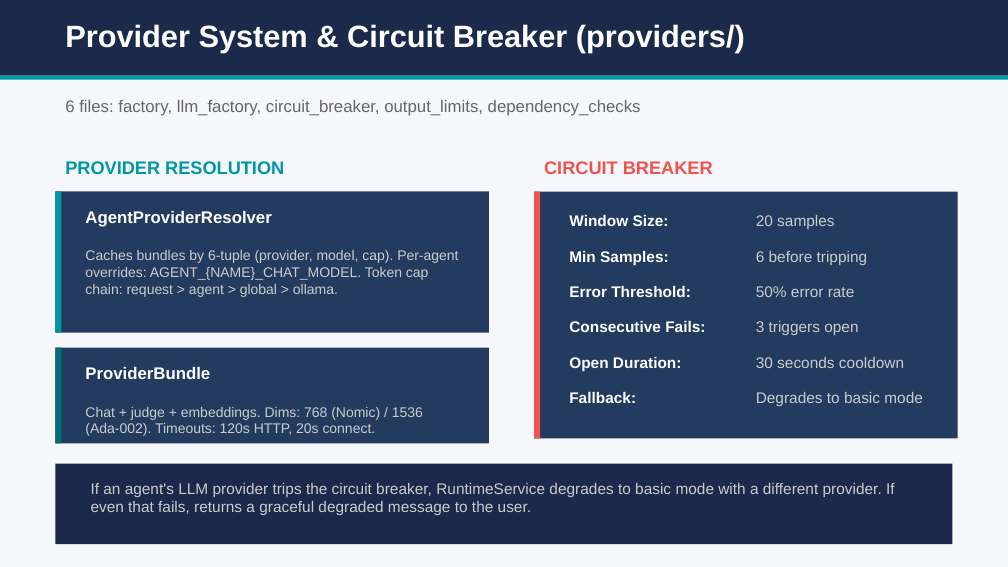
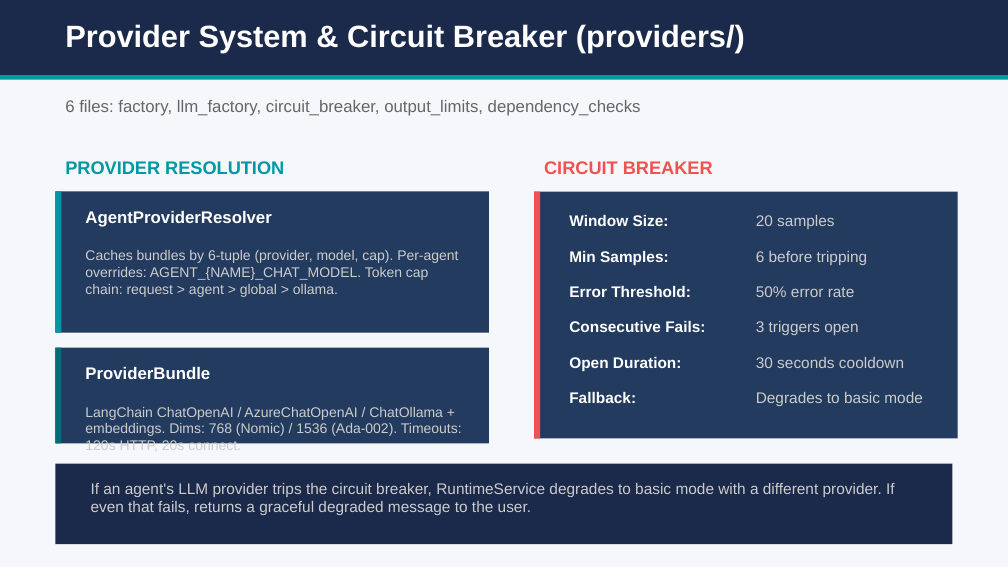
Before and after one commit to browntitan/Agent_Harness, a slide deck: slide 13 of powerpoint/agentic_chatbot_v3_leadership_v2.pptx. Drawn at 1008x567 pixels with LibreOffice and Linux fonts; fonts in the diff are those of the drawing. Boxes give left, top, right and bottom in pixels: in the first picture for what was removed or moved away, otherwise in the second. Text is boxed around its words. In the diff, an @@ line names an element or a change of style, - is before the commit and + after.

```diff
--- a/powerpoint/agentic_chatbot_v3_leadership_v2.pptx
+++ b/powerpoint/agentic_chatbot_v3_leadership_v2.pptx
@@ text at (85, 407, 462, 450): text changed @@
-Chat + judge + embeddings. Dims: 768 (Nomic) / 1536 (Ada-002). Timeouts: 120s HTTP, 20s connect.
+LangChain ChatOpenAI / AzureChatOpenAI / ChatOllama + embeddings. Dims: 768 (Nomic) / 1536 (Ada-002). Timeouts: 120s HTTP, 20s connect.
```
Also in this commit, not shown: 10 other slides changed, 1 slide added, 44 other files.
